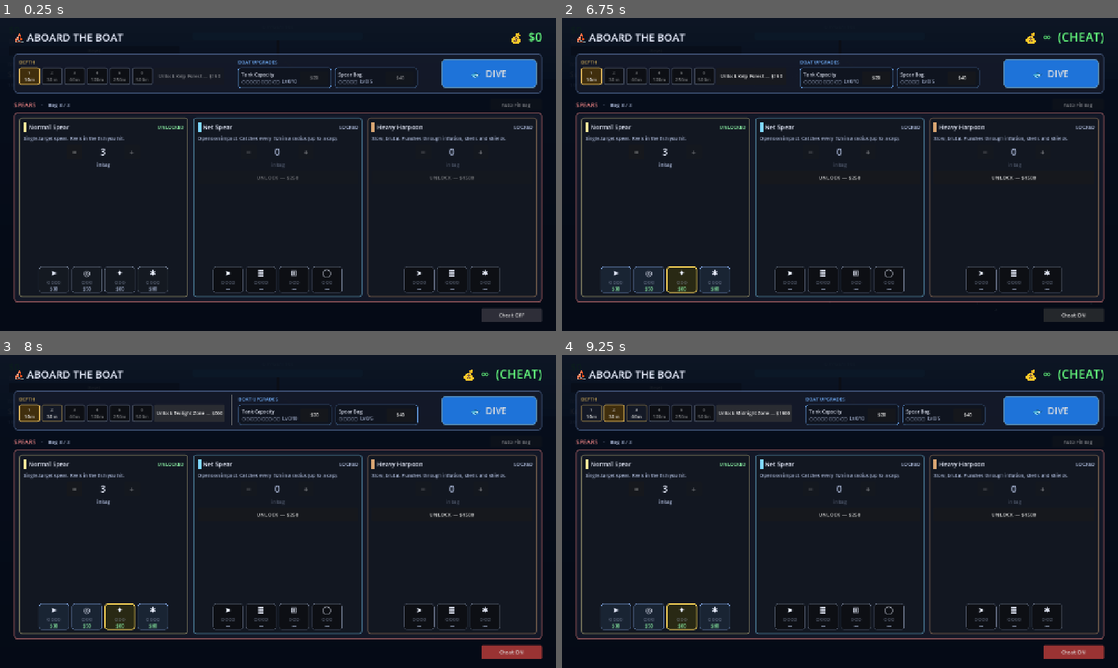
Above: before the commit, frames 1-4 (two rows, left to right).
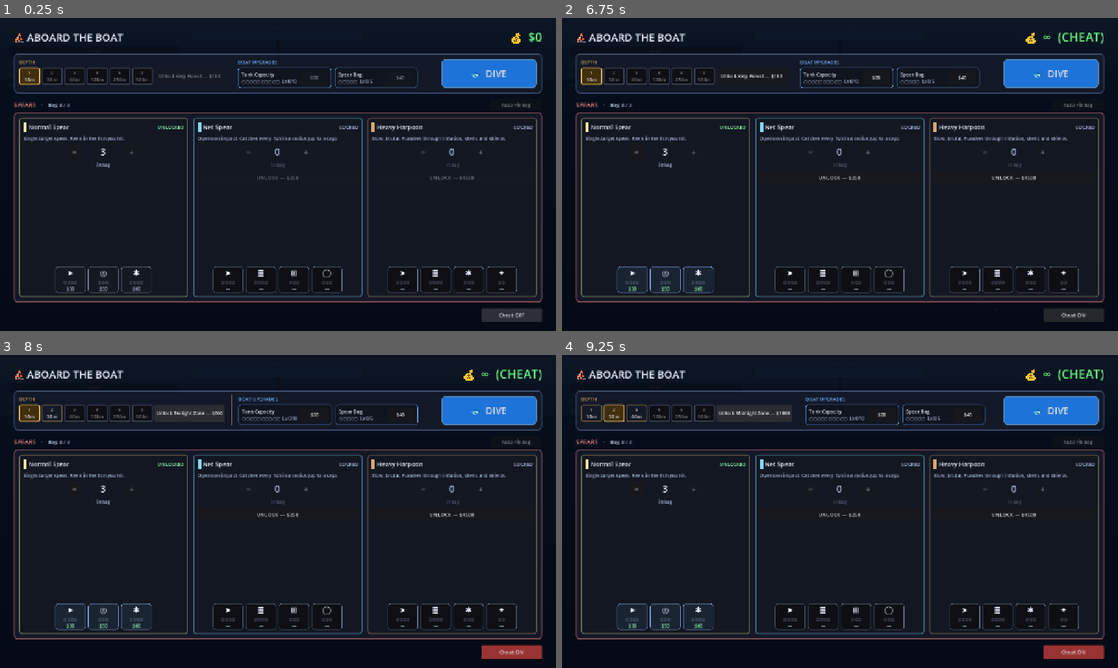
Above: after the commit, the same moments.

Repository: AndreiZitti/Harpoony
Game: Godot game, scene res://scenes/main.tscn
Two runs of this game, one before a commit and one after it. Both use one fixed random seed, a clock stepped at 60 frames per second and the inputs below.
Inputs (mouse positions are in pixels of both pictures, inside the frame that each line leads up to):
- Up to frame 1 (0.25 s): no input
- Up to frame 2 (6.75 s): click "1 10m" at 0.5 s; click "🐟 DIVE" at 1.25 s; click "Reset" at 2 s; move the mouse to (962, 158) at 2.77 s; tap 1 at 2.85 s; click (962, 158) at 2.92 s; click "RESURFACE" at 3.5 s; move the mouse to (728, 190) at 4.27 s; tap 2 at 4.35 s; click (728, 190) at 4.42 s; tap Space at 4.52 s; click "−" at 5 s; click "Auto-Fill Bag" at 5.75 s; click "Cheat: OFF" at 6.5 s
- Up to frame 3 (8 s): click "Unlock Kelp Forest — $150" at 7.25 s
- Up to frame 4 (9.25 s): click "2 30m" at 8 s; click "Unlock Twilight Zone — $600" at 8.75 s

The runs differ from the first frame. In frame 1, 0.9% of the frame differs, in the area x 7-93%, y 79-88%; in frame 2, 1.3%; in frame 3, 1.3%; in frame 4, 1.3%.

Commit message:
feat: move pierce upgrade Normal → Heavy
Razor Edge removed from Normal (precision identity).
Drill Tip added to Heavy (Penetrate branch, 2 levels: pierce 2, then 3).

Co-Authored-By: Claude Opus 4.7 (1M context) <noreply@anthropic.com>

Diff:
--- a/data/spears/heavy.tres
+++ b/data/spears/heavy.tres
@@ -45,5 +45,14 @@
 	"costs": [200, 600, 1500],
 	"field": "value_bonus",
 	"step": 0.15
+},
+"pierce_count": {
+	"name": "Drill Tip",
+	"description": "+1 fish pierced per shot. Plows through stacked targets.",
+	"icon": "✦",
+	"max_level": 2,
+	"costs": [400, 1200],
+	"field": "pierce_count",
+	"step": 1
 }
 }
--- a/data/spears/normal.tres
+++ b/data/spears/normal.tres
@@ -36,15 +36,6 @@
 	"field": "hit_radius_bonus",
 	"step": 8.0
 },
-"pierce_count": {
-	"name": "Razor Edge",
-	"description": "Each level: +1 fish pierced per shot. Pierced fish award cash inline; the spear no longer reels.",
-	"icon": "✦",
-	"max_level": 3,
-	"costs": [80, 220, 600],
-	"field": "pierce_count",
-	"step": 1
-},
 "value_bonus": {
 	"name": "Polished Tip",
 	"description": "+10% cash on every hit.",
